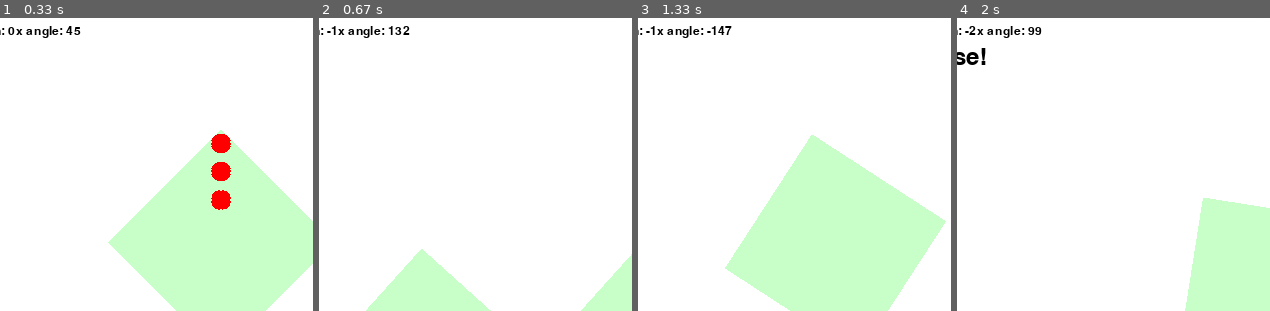
Above: before the commit, frames 1-4 (left to right).
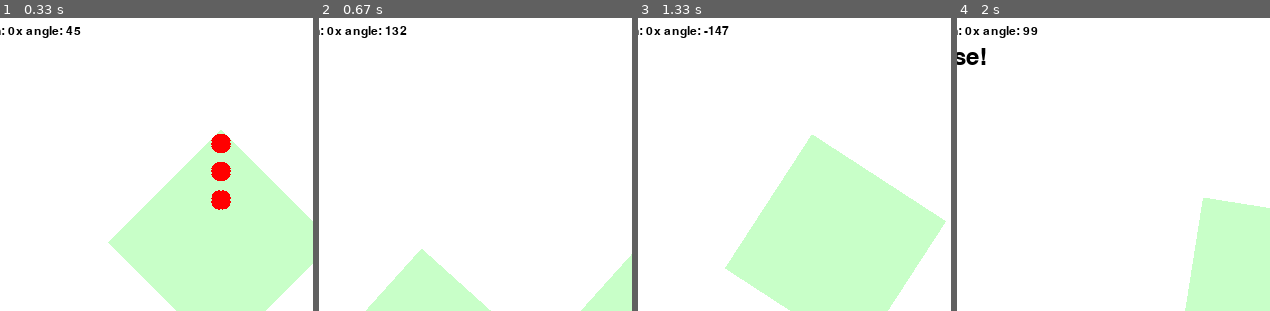
Above: after the commit, the same moments.

Repository: KadoProG/hourglass-python
Game: pygame game, started from run3.py
Same seed, same stepped clock (60 frames per second), same inputs: the game is played once before the commit and once after it.
Inputs:
- Up to frame 1 (0.33 s): no input
- Up to frame 2 (0.67 s): hold R from 0.33 s (still down); hold W from 0.33 s (still down)
- Up to frame 3 (1.33 s): release R at 0.8 s; release W at 0.8 s; hold R 0.83-1.3 s; hold W 0.83-1.3 s; tap T at 0.98 s
- Up to frame 4 (2 s): hold W 1.33-1.8 s; hold A from 1.83 s (still down); tap E at 1.98 s
The pictures show only the part of the screen within x 14-64%, y 3-53%; the shares and areas given below are measured in that part.

Frame 1 is identical in both runs. In frame 2, 0.6% of the frame differs, in the area x 2-30%, y 2-7%; in frame 3, 0.6%; in frame 4, 0.5%.

Commit message:
update pauseのclass化

Diff:
--- /dev/null
+++ b/app/events/pygame_keyevents.py
@@ -0,0 +1,35 @@
+from app.draws.draw_pygame import DrawPygame
+from app.utils.angle import Angle
+from app.utils.pause import Pause
+import pygame
+import sys
+
+
+def pygame_keyevents(drawPygame: DrawPygame, sound, angle: Angle, pause: Pause):
+    # イベント処理
+    for event in drawPygame.event().get():
+        if event.type == pygame.QUIT:
+            pygame.quit()
+            sys.exit()
+        elif event.type == pygame.KEYDOWN:
+            if event.key == pygame.K_q:
+                pygame.quit()
+                sys.exit()
+            if event.key == pygame.K_a:
+                if pause():
+                    pause.set(False)
+                elif sound.is_playing():
+                    sound.stop()
+                else:
+                    pause.set(True)
+                sound.stop()
+            elif event.key == pygame.K_w:
+                angle.set_auto_rotation(-1)
+            elif event.key == pygame.K_e:
+                angle.set(angle() - 90)
+            elif event.key == pygame.K_r:
+                angle.set(angle() + 90)
+            elif event.key == pygame.K_t:
+                angle.set_auto_rotation(1)
+        elif event.type == pygame.VIDEORESIZE:
+            drawPygame.video_resize(event)
--- a/app/utils/angle.py
+++ b/app/utils/angle.py
@@ -1,15 +1,22 @@
 class Angle:
     def __init__(self, angle: int = None):
-
         self.__angle = angle if angle is not None else 0
+        self.__auto_rotation = 0
 
     def __call__(self) -> int:
         return self.__angle
 
-    def set(self, angle: int) -> int:
+    def set(self, angle: int):
         if angle > 180:
             angle -= 360
         elif angle < -180:
             angle += 360
         self.__angle = angle
-        return self.__angle
+
+    def set_auto_rotation(self, auto_rotation: int):
+        self.__auto_rotation += auto_rotation
+
+    def next_frame(self):
+        self.__angle += self.__auto_rotation**2 * (
+            -1 if self.__auto_rotation < 0 else 1
+        )
--- /dev/null
+++ b/app/utils/pause.py
@@ -0,0 +1,9 @@
+class Pause:
+    def __init__(self, pause: bool = False):
+        self.pause = pause
+
+    def __call__(self) -> bool:
+        return self.pause
+
+    def set(self, pause: bool):
+        self.pause = pause
--- a/run3.py
+++ b/run3.py
@@ -2,9 +2,9 @@
 from app.hourglass.hourglass import HourGlass
 from app.draws.draw_pygame import DrawPygame
 from app.sound import sound as Sound
+from app.events.pygame_keyevents import pygame_keyevents
 from app.utils.angle import Angle
-import pygame
-import sys
+from app.utils.pause import Pause
 import math
 from dotenv import load_dotenv
 import os
@@ -20,7 +20,7 @@
     # ここで使用される変数の初期化
     angle = Angle(INIT_ANGLE)
     pre_is_finish_falling = True
-    is_paused = False
+    pause = Pause(False)
     is_positive_cosine = math.sin((angle() * math.pi) / 180) >= 0
     is_positive_sine = math.cos((angle() * math.pi) / 180) >= 0
     auto_rotation = 0
@@ -32,33 +32,7 @@
     upperDots, lowerDots = [], []
 
     while True:
-        # イベント処理
-        for event in drawPygame.event().get():
-            if event.type == pygame.QUIT:
-                pygame.quit()
-                sys.exit()
-            elif event.type == pygame.KEYDOWN:
-                if event.key == pygame.K_q:
-                    pygame.quit()
-                    sys.exit()
-                if event.key == pygame.K_a:
-                    if is_paused:
-                        is_paused = False
-                    elif sound.is_playing():
-                        sound.stop()
-                    else:
-                        is_paused = True
-                    sound.stop()
-                elif event.key == pygame.K_w:
-                    auto_rotation -= 1
-                elif event.key == pygame.K_e:
-                    angle.set(angle() - 90)
-                elif event.key == pygame.K_t:
-                    auto_rotation += 1
-                elif event.key == pygame.K_r:
-                    angle.set(angle() + 90)
-            elif event.type == pygame.VIDEORESIZE:
-                drawPygame.video_resize(event)
+        pygame_keyevents(drawPygame, sound, angle, pause)
 
         # ラズパイのセンサーがある場合はセンサーの値を取得
         if not is_fixed and boot == "raspberrypi" and sensor == "true":
@@ -68,13 +42,13 @@
             angle.set(-roll + 45)
 
         # 角度を更新
-        angle.set(angle() + auto_rotation**2 * (-1 if auto_rotation < 0 else 1))
+        angle.next_frame()
 
         # 砂時計の角度を更新
         hourglass.set_angle(angle())
 
         # 次のアニメーションを描写
-        if not is_paused:
+        if not pause():
             upperDots, lowerDots, is_finish_falling = hourglass.next_frame()
 
         # 砂時計が落ちきったらアラームを鳴らす
@@ -97,7 +71,7 @@
 
         # 描写
         drawPygame.draw(
-            upperDots, lowerDots, angle(), sound.is_playing(), auto_rotation, is_paused
+            upperDots, lowerDots, angle(), sound.is_playing(), auto_rotation, pause()
         )
         drawPygame.clock.tick(1 / FRAMERATE)
 
